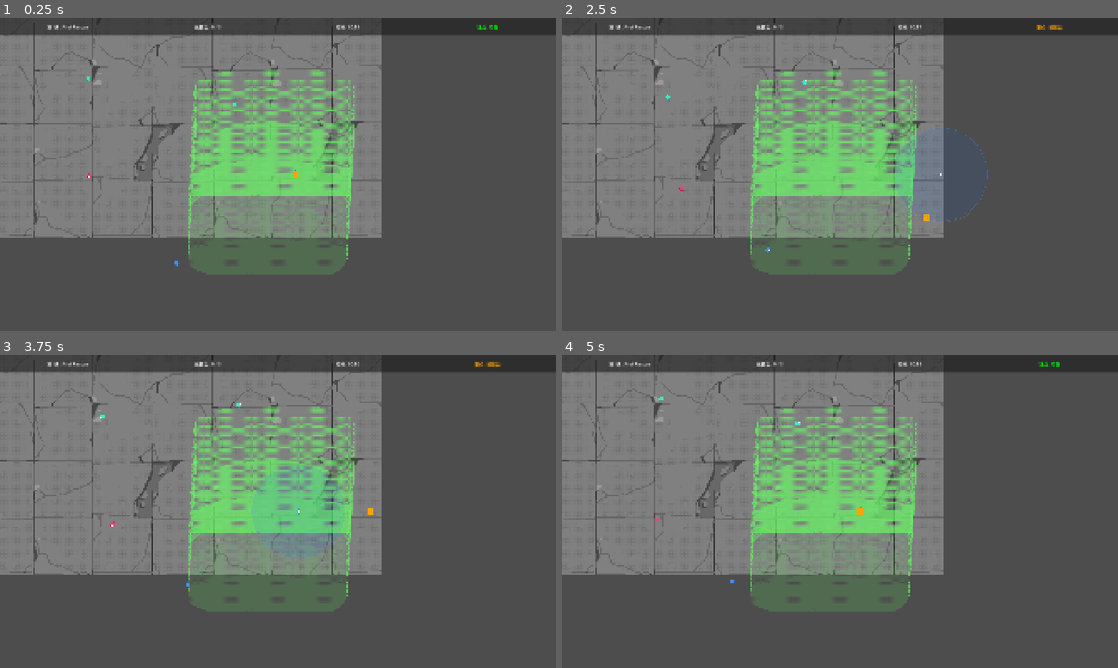
Above: before the commit, frames 1-4 (two rows, left to right).
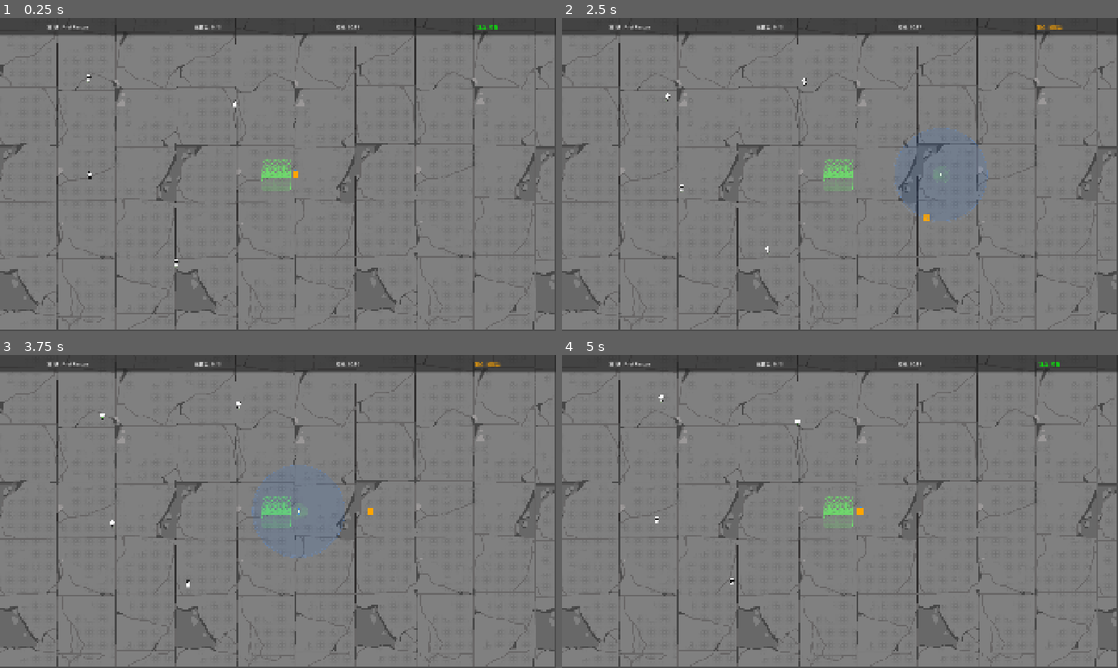
Above: after the commit, the same moments.

Repository: kunk70352-png/Safe-Anchor
Game: Godot game, scene res://src/main/main.tscn
Same seed, same stepped clock (60 frames per second), same inputs: the game is played once before the commit and once after it.
Inputs:
- Up to frame 1 (0.25 s): no input
- Up to frame 2 (2.5 s): hold D (move_right) 0.53-1.28 s; tap Space (charge_throw) at 0.6, 1.35, 2.1 s; hold S (move_down) 1.28-2.03 s; hold D (move_right) from 2.03 s (still down)
- Up to frame 3 (3.75 s): release D (move_right) at 2.78 s; hold W (move_up) 2.78-3.53 s; tap Space (charge_throw) at 2.85, 3.6 s; hold A (move_left) from 3.53 s (still down)
- Up to frame 4 (5 s): keep holding A (move_left); tap Space (charge_throw) at 4.35 s

The runs differ from the first frame. In frame 1, 60% of the frame differs, in the area x 0-100%, y 0-100%; in frame 2, 60%; in frame 3, 60%; in frame 4, 60%.

Commit message:
难民动画支持

Diff:
--- a/src/anchor/anchor.tscn
+++ b/src/anchor/anchor.tscn
@@ -1,6 +1,10 @@
 [gd_scene format=3 uid="uid://can1"]
 
 [ext_resource type="Script" uid="uid://bncb6svstlsvf" path="res://src/anchor/anchor.gd" id="1_script"]
+[ext_resource type="Texture2D" uid="uid://c0wcfm2kbaah" path="res://assets/sprites/anchor.png" id="2_dnpk4"]
+
+[sub_resource type="AtlasTexture" id="AtlasTexture_amkok"]
+atlas = ExtResource("2_dnpk4")
 
 [node name="Anchor" type="Node2D" unique_id=92345738 groups=["attraction_sources"]]
 script = ExtResource("1_script")
@@ -8,3 +12,4 @@
 [node name="Sprite2D" type="Sprite2D" parent="." unique_id=1440852553]
 position = Vector2(1.0000038, 3.8146973e-06)
 scale = Vector2(0.4921875, 0.4921875)
+texture = SubResource("AtlasTexture_amkok")
--- a/src/refugee/refugee.gd
+++ b/src/refugee/refugee.gd
@@ -45,6 +45,7 @@
 		return
 	_update_state()
 	_process_movement()
+	_update_animation()
 
 
 func _update_state() -> void:
@@ -155,6 +156,20 @@
 	move_and_slide()
 
 
+func _update_animation() -> void:
+	if not animation_player or not sprite:
+		return
+	var moving := velocity.length() > 10.0
+	if not moving:
+		animation_player.play("idle")
+	elif state == State.SEEKING:
+		animation_player.play("run")
+	else:
+		animation_player.play("walk")
+	if absf(velocity.x) > 10.0:
+		sprite.flip_h = velocity.x < 0
+
+
 func _pick_new_wander_target() -> void:
 	var angle := randf() * TAU
 	var dist := randf() * 120.0 + 40.0
@@ -169,11 +184,3 @@
 	var tween := create_tween()
 	tween.tween_property(self, "scale", Vector2.ZERO, 0.3).set_ease(Tween.EASE_IN)
 	tween.tween_callback(self.queue_free)
-
-
-func _draw() -> void:
-	var r := 8.0
-	draw_circle(Vector2.ZERO, r, _color)
-	if velocity.length() > 10.0:
-		draw_circle(velocity.normalized() * (r - 2.0), 2.5, Color.WHITE)
-	draw_arc(Vector2.ZERO, r, 0, TAU, 16, _color.darkened(0.3), 1.0)
--- a/src/refugee/refugee.tscn
+++ b/src/refugee/refugee.tscn
@@ -1,43 +1,80 @@
 [gd_scene format=3 uid="uid://cref1"]
 
 [ext_resource type="Script" uid="uid://cuyqd3j8lx1f4" path="res://src/refugee/refugee.gd" id="1_script"]
+[ext_resource type="Texture2D" uid="uid://bm43ab76ppl71" path="res://assets/sprites/npc_2/ss_2_walking.png" id="2_mlmom"]
 
 [sub_resource type="CircleShape2D" id="CircleShape2D_refugee"]
 radius = 8.0
 
-[sub_resource type="Animation" id="Animation_bob"]
-resource_name = "bob"
-length = 0.6
-loop_mode = 1
-tracks/0/type = "value"
-tracks/0/imported = false
-tracks/0/enabled = true
-tracks/0/path = NodePath("Sprite2D:position")
-tracks/0/interp = 1
-tracks/0/loop_wrap = true
-tracks/0/keys = {
-"times": PackedFloat32Array(),
-"transitions": PackedFloat32Array(),
-"update": 0,
-"values": []
-}
+[sub_resource type="AtlasTexture" id="AtlasTexture_hmtau"]
+atlas = ExtResource("2_mlmom")
+region = Rect2(0, 0, 48, 48)
 
-[sub_resource type="AnimationLibrary" id="AnimationLibrary_refugee"]
-_data = {
-&"bob": SubResource("Animation_bob")
-}
+[sub_resource type="AtlasTexture" id="AtlasTexture_qv2t5"]
+atlas = ExtResource("2_mlmom")
+region = Rect2(48, 0, 48, 48)
+
+[sub_resource type="AtlasTexture" id="AtlasTexture_t6qqk"]
+atlas = ExtResource("2_mlmom")
+region = Rect2(96, 0, 48, 48)
+
+[sub_resource type="AtlasTexture" id="AtlasTexture_b8r6p"]
+atlas = ExtResource("2_mlmom")
+region = Rect2(144, 0, 48, 48)
+
+[sub_resource type="AtlasTexture" id="AtlasTexture_i1wtu"]
+atlas = ExtResource("2_mlmom")
+region = Rect2(192, 0, 48, 48)
+
+[sub_resource type="AtlasTexture" id="AtlasTexture_3dmng"]
+atlas = ExtResource("2_mlmom")
+region = Rect2(240, 0, 48, 48)
+
+[sub_resource type="AtlasTexture" id="AtlasTexture_omffh"]
+atlas = ExtResource("2_mlmom")
+region = Rect2(288, 0, 48, 48)
+
+[sub_resource type="SpriteFrames" id="SpriteFrames_cyqww"]
+animations = [{
+"frames": [{
+"duration": 1.0,
+"texture": SubResource("AtlasTexture_hmtau")
+}, {
+"duration": 1.0,
+"texture": SubResource("AtlasTexture_qv2t5")
+}, {
+"duration": 1.0,
+"texture": SubResource("AtlasTexture_t6qqk")
+}, {
+"duration": 1.0,
+"texture": SubResource("AtlasTexture_b8r6p")
+}, {
+"duration": 1.0,
+"texture": SubResource("AtlasTexture_i1wtu")
+}, {
+"duration": 1.0,
+"texture": SubResource("AtlasTexture_3dmng")
+}, {
+"duration": 1.0,
+"texture": SubResource("AtlasTexture_omffh")
+}],
+"loop": 1,
+"name": &"default",
+"speed": 7.0
+}]
 
 [node name="Refugee" type="CharacterBody2D" unique_id=2046455397 groups=["refugees"]]
 collision_mask = 0
 script = ExtResource("1_script")
 
+[node name="Sprite2D" type="Sprite2D" parent="." unique_id=904754058]
+
 [node name="CollisionShape2D" type="CollisionShape2D" parent="." unique_id=1722831669]
 shape = SubResource("CircleShape2D_refugee")
 
-[node name="Sprite2D" type="Sprite2D" parent="." unique_id=904754058]
-
 [node name="NavigationAgent2D" type="NavigationAgent2D" parent="." unique_id=18848035]
 
-[node name="AnimationPlayer" type="AnimationPlayer" parent="." unique_id=1717365872]
-libraries/ = SubResource("AnimationLibrary_refugee")
-autoplay = &"bob"
+[node name="AnimatedSprite2D" type="AnimatedSprite2D" parent="." unique_id=325307371]
+scale = Vector2(0.5625, 0.5625)
+sprite_frames = SubResource("SpriteFrames_cyqww")
+frame_progress = 0.86484116
--- a/src/safe_house/safe_house.tscn
+++ b/src/safe_house/safe_house.tscn
@@ -13,6 +13,8 @@
 script = ExtResource("1_script")
 
 [node name="Sprite2D" type="Sprite2D" parent="." unique_id=1456938847]
+position = Vector2(1.1920929e-07, 0)
+scale = Vector2(0.18194446, 0.16874999)
 texture = SubResource("AtlasTexture_cyqww")
 
 [node name="RescueArea" type="Area2D" parent="." unique_id=1946746722]
--- a/src/world/world.tscn
+++ b/src/world/world.tscn
@@ -5,14 +5,13 @@
 [ext_resource type="PackedScene" uid="uid://csh1" path="res://src/safe_house/safe_house.tscn" id="2_safehouse"]
 [ext_resource type="PackedScene" uid="uid://cplyr1" path="res://src/player/player.tscn" id="3_player"]
 
-[sub_resource type="TileSetAtlasSource" id="TileSetAtlasSource_43c6p"]
+[sub_resource type="TileSetAtlasSource" id="TileSetAtlasSource_bsf3i"]
 texture = ExtResource("2_bsf3i")
-47:52/0 = 0
-0:0/size_in_atlas = Vector2i(88, 52)
+0:0/size_in_atlas = Vector2i(120, 67)
 0:0/0 = 0
 
-[sub_resource type="TileSet" id="TileSet_jyync"]
-sources/0 = SubResource("TileSetAtlasSource_43c6p")
+[sub_resource type="TileSet" id="TileSet_cyqww"]
+sources/0 = SubResource("TileSetAtlasSource_bsf3i")
 
 [sub_resource type="RectangleShape2D" id="wall_h"]
 size = Vector2(1920, 20)
@@ -23,10 +22,9 @@
 [node name="World" type="Node2D" unique_id=1142537129 groups=["world"]]
 script = ExtResource("1_script")
 
-[node name="TileMapLayer" type="TileMapLayer" parent="." unique_id=909878844]
-position = Vector2(-1, 0)
-tile_map_data = PackedByteArray(0, 0, 38, 0, 21, 0, 0, 0, 0, 0, 0, 0, 0, 0)
-tile_set = SubResource("TileSet_jyync")
+[node name="TileMapLayer" type="TileMapLayer" parent="." unique_id=2078247503]
+tile_map_data = PackedByteArray(0, 0, 59, 0, 33, 0, 0, 0, 0, 0, 0, 0, 0, 0)
+tile_set = SubResource("TileSet_cyqww")
 
 [node name="NavigationRegion2D" type="NavigationRegion2D" parent="." unique_id=82103239]
 
Binary file removed: assets/sprites/IMG_8959.jpg
Binary file added: assets/sprites/anchor.png
Binary file added: assets/sprites/npc_2/npc_2_statu_1.png
Binary file added: assets/sprites/npc_2/npc_2_statu_2.png
Binary file added: assets/sprites/npc_2/npc_2_statu_3.png
Binary file added: assets/sprites/npc_2/ss_2_walking.png
